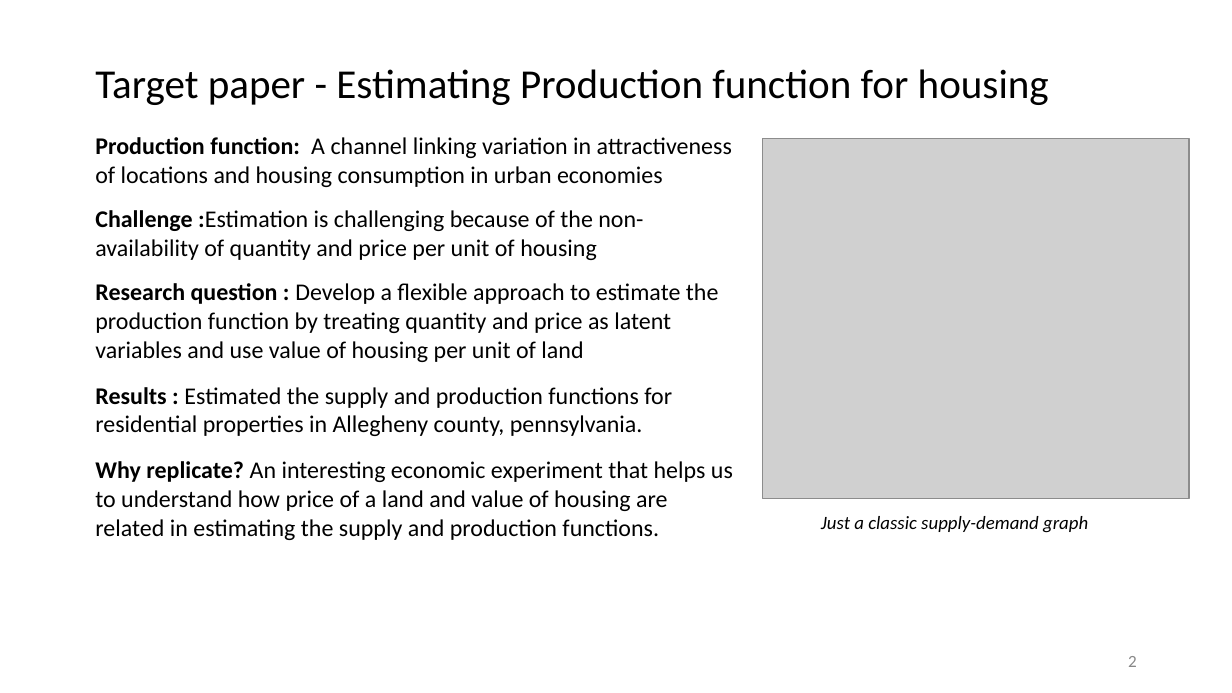
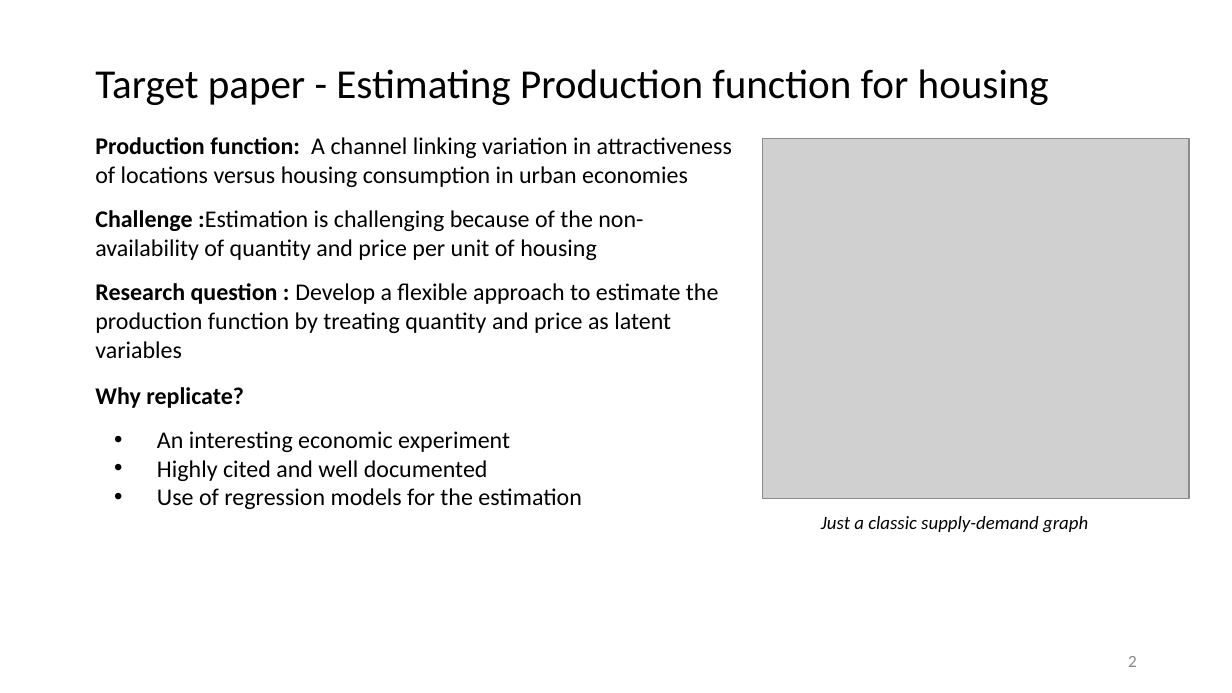
Before and after one commit to rathodmansi/Replication-Study-Housing-Production-Function, a slide deck: slide 2 of Analysis/Replication project - Final presentation.pptx. Drawn at 1232x693 pixels with LibreOffice and Linux fonts; fonts in the diff are those of the drawing; grey boxes stand for pictures. Boxes give left, top, right and bottom in pixels: in the first picture for what was removed or moved away, otherwise in the second. Text is boxed around its words. In the diff, an @@ line names an element or a change of style, - is before the commit and + after.

Commit message:
Updated slides for presentation

```diff
--- a/Analysis/Replication project - Final presentation.pptx
+++ b/Analysis/Replication project - Final presentation.pptx
@@ text at (x1=95, y1=137, x2=732, y2=187): text changed @@
-Production function: A channel linking variation in attractiveness of locations and housing consumption in urban economies
+Production function: A channel linking variation in attractiveness of locations versus housing consumption in urban economies
@@ text at (x1=95, y1=283, x2=719, y2=509): text changed @@
-Research question : Develop a flexible approach to estimate the production function by treating quantity and price as latent variables and use value of housing per unit of land
-Results : Estimated the supply and production functions for residential properties in Allegheny county, pennsylvania.
-Why replicate? An interesting economic experiment that helps us to understand how price of a land and value of housing are related in estimating the supply and production functions.
+Research question : Develop a flexible approach to estimate the production function by treating quantity and price as latent variables
+Why replicate?
+• An interesting economic experiment
+• Highly cited and well documented
+• Use of regression models for the estimation
```
Also in this commit, not shown: 7 other slides changed.
